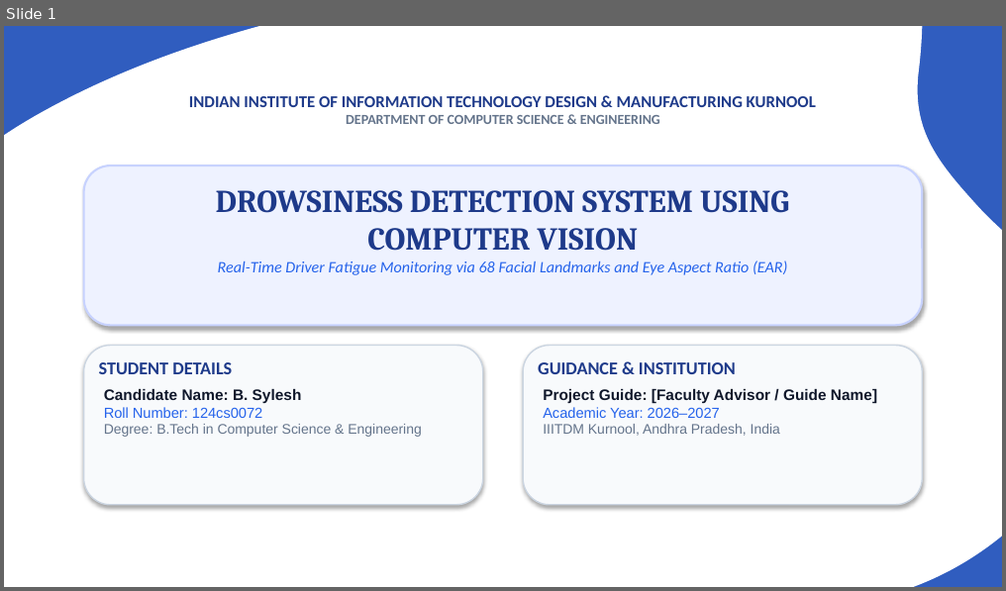
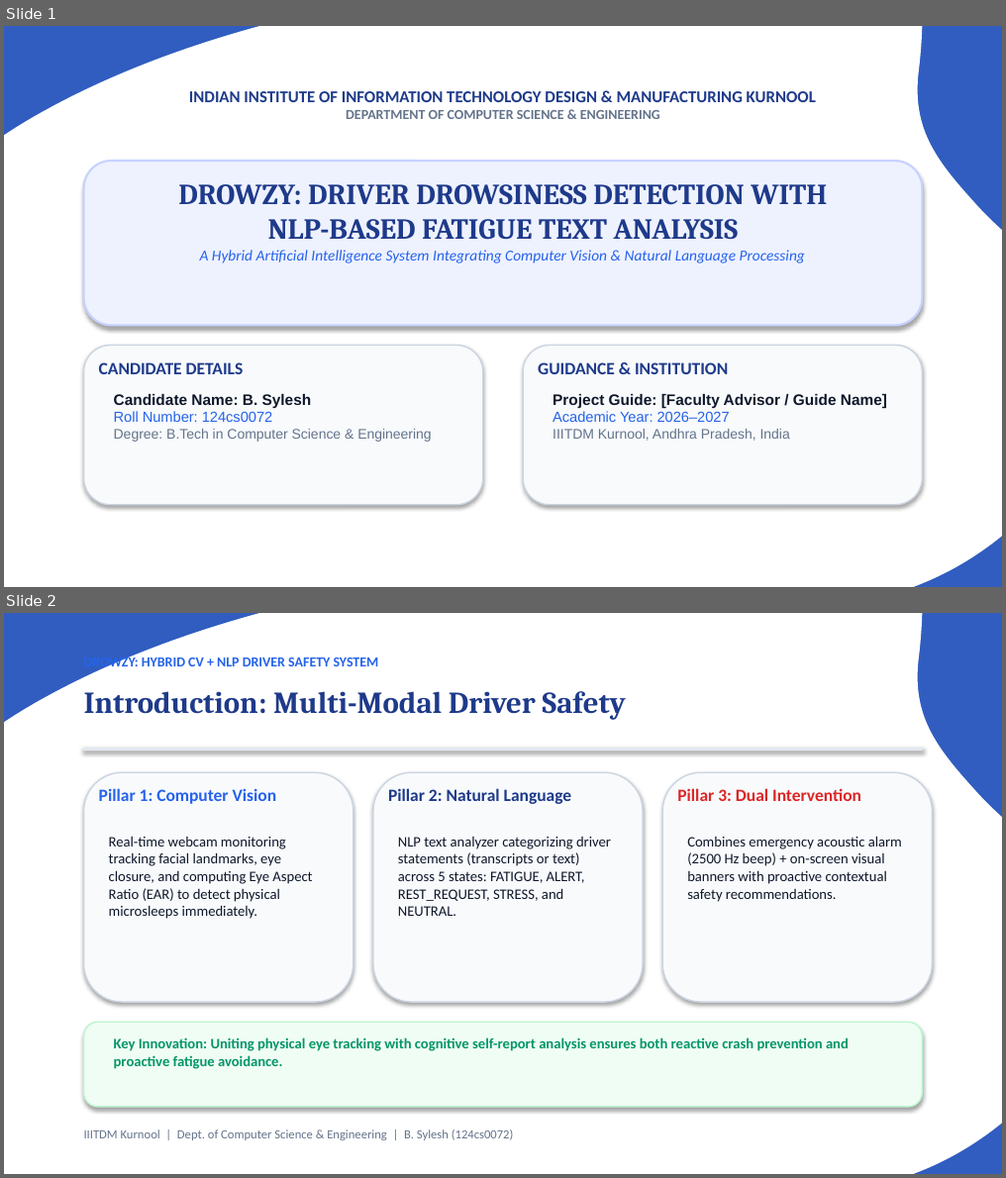
Before and after one commit to iotaaw/Drozy, a slide deck: Drowsiness_Detection_Presentation.pptx. Shown one above the other, each under a label of ours: slide 1 before the commit, slides 1 and 2 after it. The pictures are 1006x591 and 1006x1178 pixels, drawn with LibreOffice and Linux fonts; fonts in the diff are those of the drawing. Boxes give left, top, right and bottom in pixels: in the first picture for what was removed or moved away, otherwise in the second. Text is boxed around its words. In the diff, an @@ line names an element or a change of style, - is before the commit and + after.

Commit message:
Add Drowzy NLP driver safety project

```diff
--- a/Drowsiness_Detection_Presentation.pptx
+++ b/Drowsiness_Detection_Presentation.pptx
@@ slide 2 added at <box>4,613,1002,1174</box>, background #305DBF; not listed: 1 template element that a slide beside it also shows @@
@@ text added at <box>84,655,379,670</box>, 10 pt, text #2563EB, bold @@
+DROWZY: HYBRID CV + NLP DRIVER SAFETY SYSTEM
@@ text added at <box>84,691,626,720</box>, 22 pt, text #1E3A8A, bold @@
+Introduction: Multi-Modal Driver Safety
@@ rectangle added at <box>84,748,922,751</box>, fill #E2E8F0, outline #E2E8F0 0.75 pt @@
@@ rounded rectangle added at <box>84,772,353,1002</box>, fill #F8FAFC, outline #CBD5E1 1 pt @@
@@ text added at <box>99,788,277,804</box>, 12.5 pt, text #2563EB, bold @@
+Pillar 1: Computer Vision
@@ rounded rectangle added at <box>373,772,643,1002</box>, fill #F8FAFC, outline #CBD5E1 1 pt @@
@@ text added at <box>388,788,572,804</box>, 12.5 pt, text #1E3A8A, bold @@
+Pillar 2: Natural Language
@@ rounded rectangle added at <box>662,772,932,1002</box>, fill #F8FAFC, outline #CBD5E1 1 pt @@
@@ text added at <box>677,788,861,801</box>, 12.5 pt, text #DC2626, bold @@
+Pillar 3: Dual Intervention
@@ text added at <box>109,837,312,919</box>, 10.5 pt, text #0F172A @@
+Real-time webcam monitoring tracking facial landmarks, eye closure, and computing Eye Aspect Ratio (EAR) to detect physical microsleeps immediately.
@@ text added at <box>398,837,611,916</box>, 10.5 pt, text #0F172A @@
+NLP text analyzer categorizing driver statements (transcripts or text) across 5 states: FATIGUE, ALERT, REST_REQUEST, STRESS, and NEUTRAL.
@@ text added at <box>687,836,902,902</box>, 10.5 pt, text #0F172A @@
+Combines emergency acoustic alarm (2500 Hz beep) + on-screen visual banners with proactive contextual safety recommendations.
@@ rounded rectangle added at <box>84,1022,922,1107</box>, fill #F0FDF4, outline #BBF7D0 1 pt @@
@@ text added at <box>114,1038,848,1069</box>, 10.5 pt, text #059669, bold @@
+Key Innovation: Uniting physical eye tracking with cognitive self-report analysis ensures both reactive crash prevention and proactive fatigue avoidance.
@@ text added at <box>84,1130,514,1141</box>, 9 pt, text #64748B @@
+IIITDM Kurnool | Dept. of Computer Science & Engineering | B. Sylesh (124cs0072)
@@ slide 1 changed as well @@
@@ text "INDIAN INSTITUTE OF INFORMATION TECHNOLOGY ...": place and size @@
-text "INDIAN INSTITUTE OF INFORMATION TECHNOLOGY ..." at <box>189,96,816,124</box>
+text "INDIAN INSTITUTE OF INFORMATION TECHNOLOGY ..." at <box>189,91,816,119</box>
@@ rounded rectangle: place and size @@
-rounded rectangle at <box>84,166,922,325</box>
+rounded rectangle at <box>84,161,922,325</box>
@@ text at <box>178,184,827,264</box>: text changed; size 11.5 to 11 pt @@
-DROWSINESS DETECTION SYSTEM USING
-COMPUTER VISION
-Real-Time Driver Fatigue Monitoring via 68 Facial Landmarks and Eye Aspect Ratio (EAR)
+DROWZY: DRIVER DROWSINESS DETECTION WITH
+NLP-BASED FATIGUE TEXT ANALYSIS
+A Hybrid Artificial Intelligence System Integrating Computer Vision & Natural Language Processing
@@ text at <box>99,363,244,374</box>: text changed; size 13 to 12.5 pt @@
-STUDENT DETAILS
+CANDIDATE DETAILS
@@ text "GUIDANCE & INSTITUTION" at <box>538,363,728,374</box>: size 13 to 12.5 pt @@
@@ text "Candidate Name: B. Sylesh": place and size @@
-text "Candidate Name: B. Sylesh" at <box>104,389,421,437</box>
+text "Candidate Name: B. Sylesh" at <box>114,394,431,442</box>
@@ text "Project Guide: [Faculty Advisor / ...": place and size @@
-text "Project Guide: [Faculty Advisor / ..." at <box>543,389,877,436</box>
+text "Project Guide: [Faculty Advisor / ..." at <box>552,394,887,441</box>
```
Also in this commit, not shown: 9 other slides changed, 12 other slides added, 8 slides removed, 23 other files.
